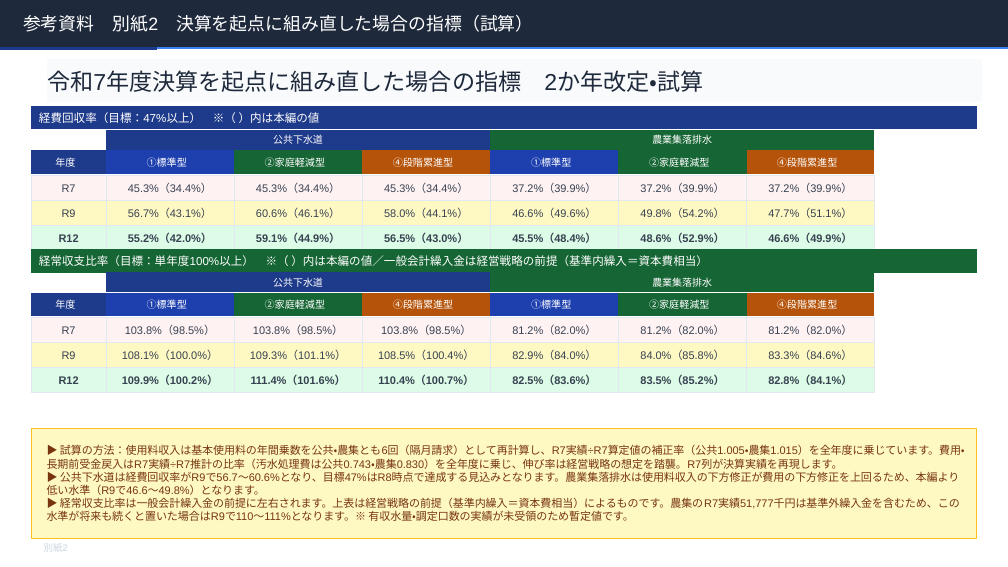
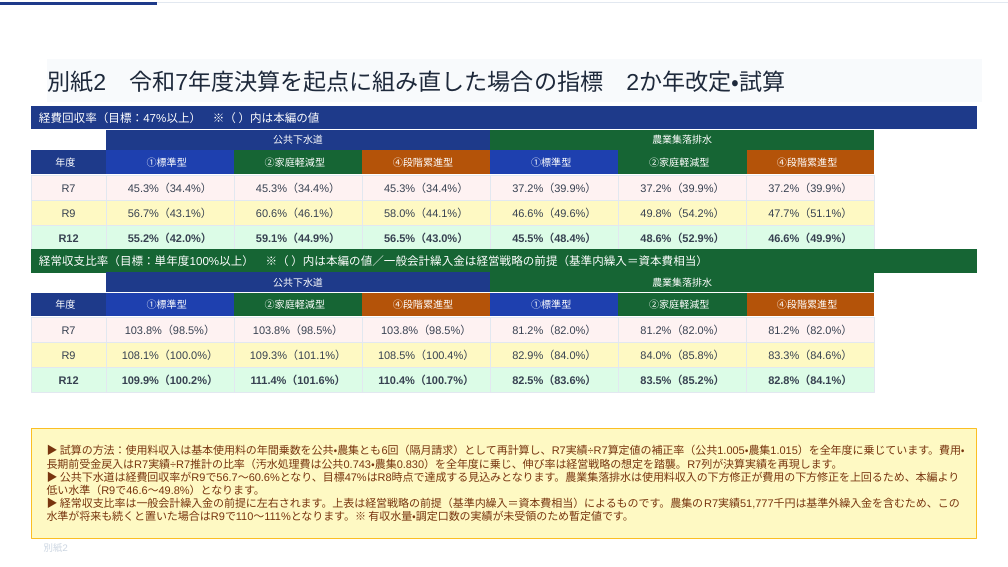
Before and after one commit to ryowakayama-gif/repository, a slide deck: slide 3 of rokko_sewage_council/output/六戸町_第2回審議会資料_別紙_R7決算突合.pptx. Drawn at 1008x567 pixels with LibreOffice and Linux fonts; fonts in the diff are those of the drawing. Boxes give left, top, right and bottom in pixels: in the first picture for what was removed or moved away, otherwise in the second. Text is boxed around its words. In the diff, an @@ line names an element or a change of style, - is before the commit and + after.

```diff
--- a/rokko_sewage_council/output/六戸町_第2回審議会資料_別紙_R7決算突合.pptx
+++ b/rokko_sewage_council/output/六戸町_第2回審議会資料_別紙_R7決算突合.pptx
@@ freeform shape: place and size @@
-freeform shape at (0, 47, 157, 50)
+freeform shape at (0, 2, 157, 5)
@@ freeform shape: place and size @@
-freeform shape at (0, 47, 1008, 48)
+freeform shape at (0, 2, 1008, 3)
@@ freeform shape at (0, 2, 1008, 3): fill #3B82F6 to #E2E8F0 @@
@@ freeform shape removed at (0, 0, 1008, 47) @@
-参考資料 別紙2 決算を起点に組み直した場合の指標（試算）
@@ text in freeform shape at (47, 70, 785, 92): text changed @@
-令和7年度決算を起点に組み直した場合の指標 2か年改定・試算
+別紙2 令和7年度決算を起点に組み直した場合の指標 2か年改定・試算
```
Also in this commit, not shown: 2 other slides changed, 3 other files.
